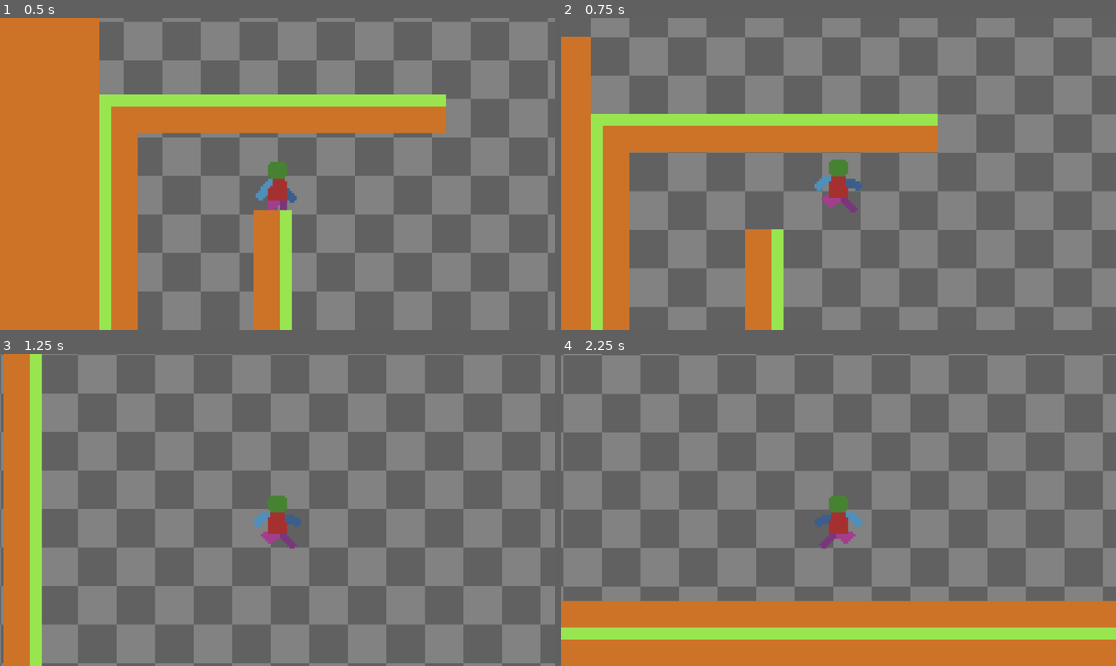
Above: before the commit, frames 1-4 (two rows, left to right).
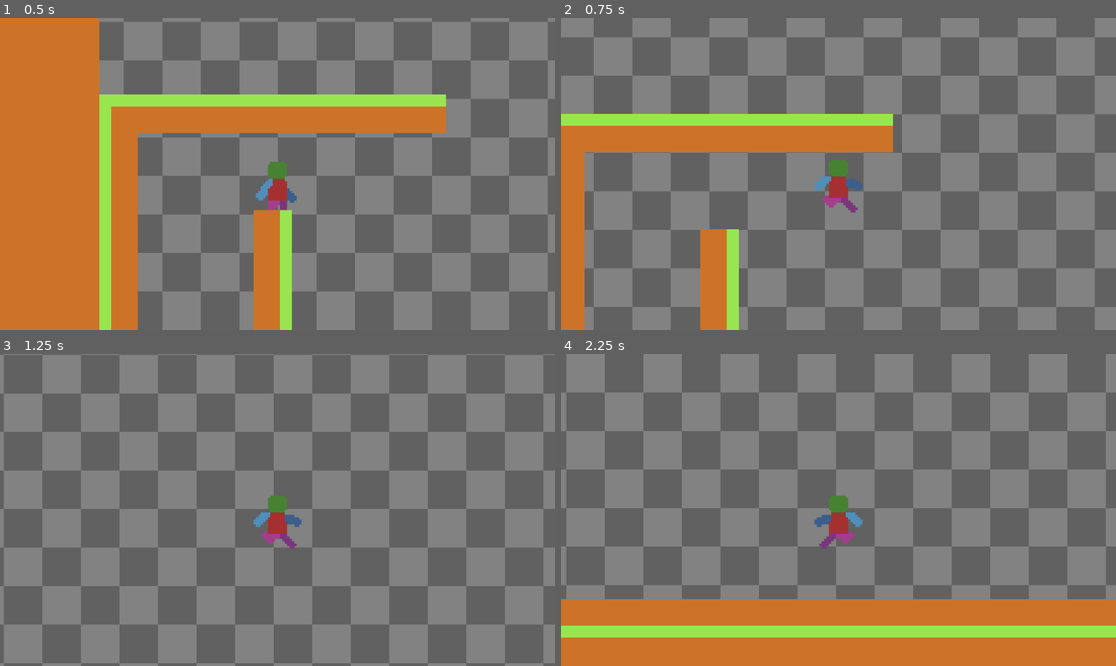
Above: after the commit, the same moments.

Repository: banjobanana/GameJam
Game: Godot game, scene res://Scenes/node_2d.tscn
Two runs of this game, one before a commit and one after it. Both use one fixed random seed, a clock stepped at 60 frames per second and the inputs below.
Inputs:
- Up to frame 1 (0.5 s): no input
- Up to frame 2 (0.75 s): hold D (Right) from 0.53 s (still down); hold Space (Jump) from 0.53 s (still down); tap C (Dash, bound only after the commit) at 0.6 s
- Up to frame 3 (1.25 s): keep holding D (Right); keep holding Space (Jump)
- Up to frame 4 (2.25 s): release Space (Jump) at 1.28 s; tap Space (Jump) at 1.35, 1.52, 1.82 s; tap C (Dash, bound only after the commit) at 1.55, 2.1 s; release D (Right) at 2.03 s; hold A (Left) from 2.03 s (still down); hold Space (Jump) from 2.03 s (still down)

Frame 1 is identical in both runs. In frame 2, 83% of the frame differs, in the area x 0-100%, y 0-100%; in frame 3, 91%; in frame 4, 70%.

Commit message:
Dash Implemented
Finalized movement system

Diff:
--- /dev/null
+++ b/project-box/Scenes/DashingState.gd
@@ -0,0 +1,30 @@
+extends PlayerState
+
+func EnterState():
+	Name="Dashing"
+	Player.velocity.x = Player.DASHSPEED * Player.facing
+
+func ExitState():
+	pass
+
+func Draw():
+	pass
+
+func Update(_delta):
+	#Player.HorizontalMovement(Player.GROUNDACCELARATION,Player.GROUNDDECELARATION,Player.DASHSPEED)
+	Player.HandleJumping()
+	Player.HandleFalling()
+	Player.HandleDashing()
+	HandleRun()
+	HandleAnimations()
+
+func HandleRun():
+	if Player.dash_timer.is_stopped():
+		Player.dash_again_timer.start(Player.DASHAGAINTIME)
+		if Player.moveDirectionX != 0:
+			Player.ChangeState(States.Run)
+		else:
+			Player.ChangeState(States.Idle)
+
+func HandleAnimations():
+	Player.animated_sprite_2d.play("Dash")
--- a/project-box/Scenes/States.gd
+++ b/project-box/Scenes/States.gd
@@ -7,3 +7,4 @@
 @onready var JumpPeak = $JumpPeak
 @onready var Fall  = $Fall
 @onready var  WallJump = $WallJump
+@onready var Dashing = $Dashing
--- a/project-box/Scenes/player.tscn
+++ b/project-box/Scenes/player.tscn
@@ -10,6 +10,11 @@
 [ext_resource type="Script" uid="uid://beiqu4o7cs886" path="res://States/JumpPeakState.gd" id="8_8erm5"]
 [ext_resource type="Script" uid="uid://vvpi5bakvxb0" path="res://States/FallState.gd" id="9_f1ek2"]
 [ext_resource type="Script" uid="uid://450ng7h7sogj" path="res://States/WallJumpState.gd" id="10_tx1dd"]
+[ext_resource type="Script" uid="uid://blgsd8jpt58nr" path="res://Scenes/DashingState.gd" id="11_gymyn"]
+
+[sub_resource type="AtlasTexture" id="AtlasTexture_pu2lt"]
+atlas = ExtResource("1_4flbx")
+region = Rect2(32, 96, 32, 32)
 
 [sub_resource type="AtlasTexture" id="AtlasTexture_tx1dd"]
 atlas = ExtResource("1_4flbx")
@@ -97,6 +102,14 @@
 
 [sub_resource type="SpriteFrames" id="SpriteFrames_b26j0"]
 animations = [{
+"frames": [{
+"duration": 1.0,
+"texture": SubResource("AtlasTexture_pu2lt")
+}],
+"loop": true,
+"name": &"Dash",
+"speed": 5.0
+}, {
 "frames": [{
 "duration": 1.0,
 "texture": SubResource("AtlasTexture_tx1dd")
@@ -199,7 +212,7 @@
 
 [node name="AnimatedSprite2D" type="AnimatedSprite2D" parent="."]
 sprite_frames = SubResource("SpriteFrames_b26j0")
-animation = &"WallJump"
+animation = &"Dash"
 autoplay = "idle"
 
 [node name="CollisionShape2D" type="CollisionShape2D" parent="."]
@@ -230,9 +243,15 @@
 [node name="WallJump" type="Node" parent="Statemachine"]
 script = ExtResource("10_tx1dd")
 
+[node name="Dashing" type="Node" parent="Statemachine"]
+script = ExtResource("11_gymyn")
+
 [node name="Camera2D" type="Camera2D" parent="."]
 zoom = Vector2(5, 5)
 
+[node name="DashTimer" type="Timer" parent="."]
+one_shot = true
+
 [node name="JumpBuffer" type="Timer" parent="."]
 wait_time = 10.0
 one_shot = true
@@ -241,6 +260,9 @@
 one_shot = true
 
 [node name="WallCoyoteTimer" type="Timer" parent="."]
+
+[node name="DashAgainTimer" type="Timer" parent="."]
+one_shot = true
 
 [node name="RayCastRight" type="RayCast2D" parent="."]
 position = Vector2(4, 13)
--- a/project-box/Scritps/player.gd
+++ b/project-box/Scritps/player.gd
@@ -8,6 +8,7 @@
 const AIRACCELARATION = 15
 const AIRDECELARATION = 20
 const AIRMOVESPEEDMULT = 0.6
+const DASHSPEED = 500
 
 const JUMPVELOCITY = -140
 const GRAVITYJUMP = 290
@@ -20,6 +21,8 @@
 const JUMPBUFFERTIME = 0.15 #9 frames FPS/frames needed
 const COYOTETIME = 0.1 #6 frames
 const WALLCOYOTETIME = 0.1
+const DASHAGAINTIME = 0.2
+const DASHTIME = 0.1
 
 const WALLKICKACCELARATION = 4
 const WALLKICKDECELARATION = 5
@@ -44,6 +47,7 @@
 var keyRight=false
 var keyJump=false
 var keyJumpPressed=false
+var keyDash = false
 
 #nodes
 @onready var animated_sprite_2d: AnimatedSprite2D = $AnimatedSprite2D
@@ -55,6 +59,8 @@
 @onready var ray_cast_right: RayCast2D = $RayCastRight
 @onready var ray_cast_left: RayCast2D = $RayCastLeft
 @onready var wall_coyote_timer: Timer = $WallCoyoteTimer
+@onready var dash_again_timer: Timer = $DashAgainTimer
+@onready var dash_timer: Timer = $DashTimer
 
 #StateMachine
 var currentState = null
@@ -82,6 +88,7 @@
 	HandleMaxFallVelocity()
 
 	#GetWallDirection()
+	HandleDashing()
 
 	HorizontalMovement()
 
@@ -113,19 +120,26 @@
 	keyRight = Input.is_action_pressed("Right")
 	keyJump = Input.is_action_pressed("Jump")
 	keyJumpPressed = Input.is_action_just_pressed("Jump")
+	keyDash = Input.is_action_just_pressed("Dash")
 
 	if keyRight: facing=1
 	if keyLeft: facing=-1
 
-func HorizontalMovement(accelaration: float = Accelaration, decelaration: float = Decelaration):
+func HandleDashing():
+	if keyDash and not dash_again_timer.time_left > 0:
+		dash_timer.start(DASHTIME)
+		ChangeState(States.Dashing)
+		print("Dashing")
+
+func HorizontalMovement(accelaration: float = Accelaration, decelaration: float = Decelaration, MoveSpeed: float=moveSpeed):
 	moveDirectionX = Input.get_axis("Left","Right")
 	#if currentState == States.Jump or currentState == States.Fall:
 		#moveSpeed/=2
 	if moveDirectionX != 0:
-		velocity.x = move_toward(velocity.x, moveDirectionX * moveSpeed,accelaration)
+		velocity.x = move_toward(velocity.x, moveDirectionX * MoveSpeed,accelaration)
 		#print(moveSpeed)
 	else:
-		velocity.x = move_toward(velocity.x, moveDirectionX * moveSpeed,decelaration)
+		velocity.x = move_toward(velocity.x, moveDirectionX * MoveSpeed,decelaration)
 
 func HandleFalling():
 	if not is_on_floor():
@@ -189,3 +203,13 @@
 
 func HandleFlipH():
 		animated_sprite_2d.flip_h = (facing<0)
+
+
+
+func _on_dash_timer_timeout() -> void:
+	print("neo")
+	print(currentState.Name)
+
+
+func _on_dash_again_timer_timeout() -> void:
+	print("donewaitr")# Replace with function body.
--- a/project-box/States/WallJumpState.gd
+++ b/project-box/States/WallJumpState.gd
@@ -1,4 +1,4 @@
-class_name WallJump extends PlayerState
+extends PlayerState
 
 var lastWallDirection
 var shouldEnableWallKick
@@ -42,6 +42,7 @@
 				Player.ChangeState(States.Fall)
 	else:
 		Player.velocity.x = Player.WALLJUMPHSPEED * Player.wallDirection.x * -1
+		Player.facing = Player.wallDirection.x * -1
 
 func HandleWallJumpEnd():
 	if Player.velocity.y >= Player.WALLJUMPYSPEEDPEAK:
--- a/project-box/project.godot
+++ b/project-box/project.godot
@@ -46,6 +46,11 @@
 "events": [Object(InputEventKey,"resource_local_to_scene":false,"resource_name":"","device":-1,"window_id":0,"alt_press …(191 unchanged characters)…
 ]
 }
+Dash={
+"deadzone": 0.2,
+"events": [Object(InputEventKey,"resource_local_to_scene":false,"resource_name":"","device":-1,"window_id":0,"alt_pressed":false,"shift_pressed":false,"ctrl_pressed":false,"meta_pressed":false,"pressed":false,"keycode":0,"physical_keycode":67,"key_label":0,"unicode":99,"location":0,"echo":false,"script":null)
+]
+}
 
 [rendering]
 
Not shown, added: project-box/Scenes/DashingState.gd.uid
Not shown: 1 places in project-box/Scenes/player.tscn that only renumber resources
